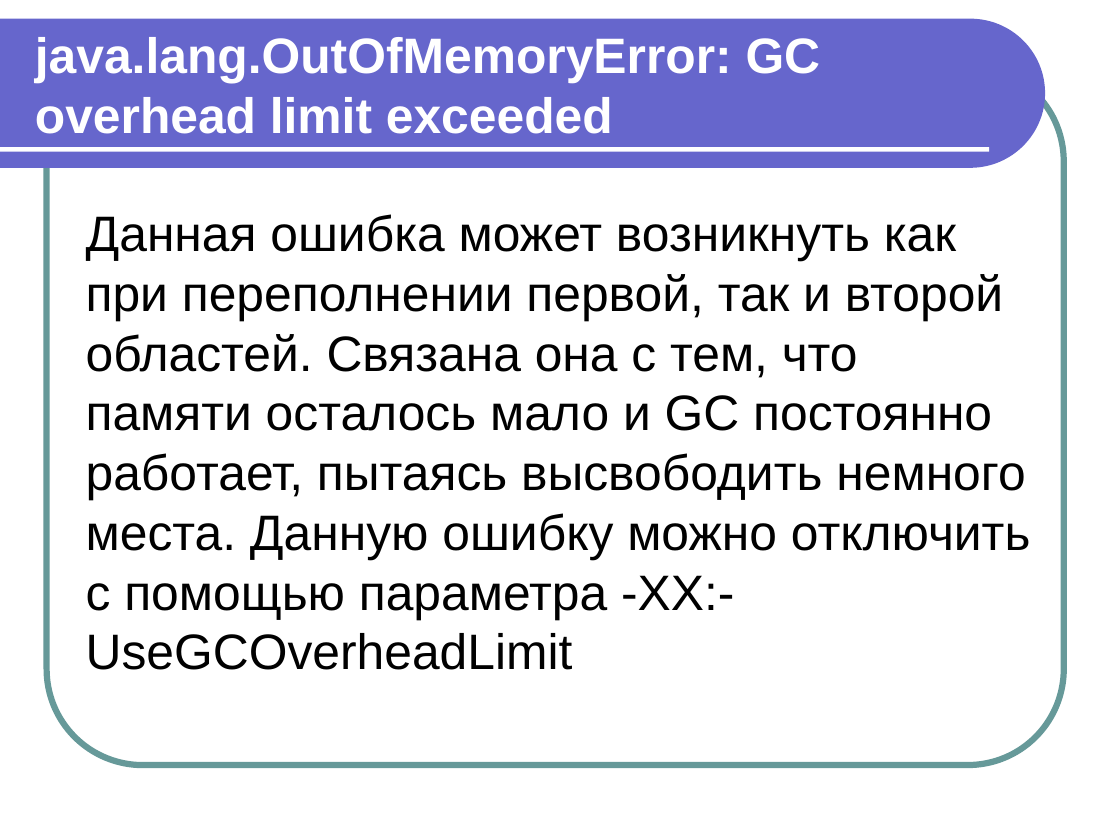
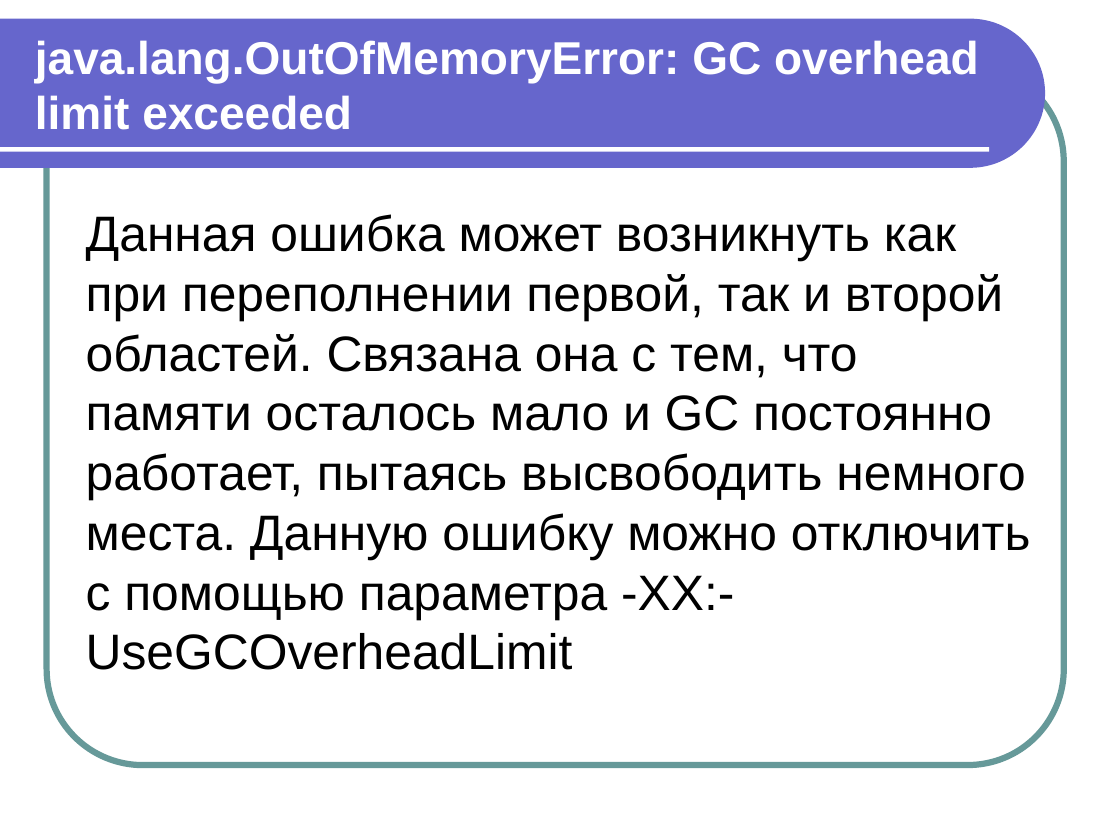
Before and after one commit to maxchv/JavaLessons, a slide deck: slide 22 of Lesson07/Modul 7 OOP chast 5 sborshik musora.ppt. Drawn at 1120x840 pixels with LibreOffice and Linux fonts; fonts in the diff are those of the drawing. Boxes give left, top, right and bottom in pixels: in the first picture for what was removed or moved away, otherwise in the second. Text is boxed around its words. In the diff, an @@ line names an element or a change of style, - is before the commit and + after.

```diff
--- a/Lesson07/Modul 7 OOP chast 5 sborshik musora.ppt
+++ b/Lesson07/Modul 7 OOP chast 5 sborshik musora.ppt
@@ text "java.lang.OutOfMemoryError: GC overhead limit exceeded" at bbox=[35, 40, 979, 130]: size 32 to 29.6 pt @@
```
Also in this commit, not shown: 5 other slides changed, 17 other files.
